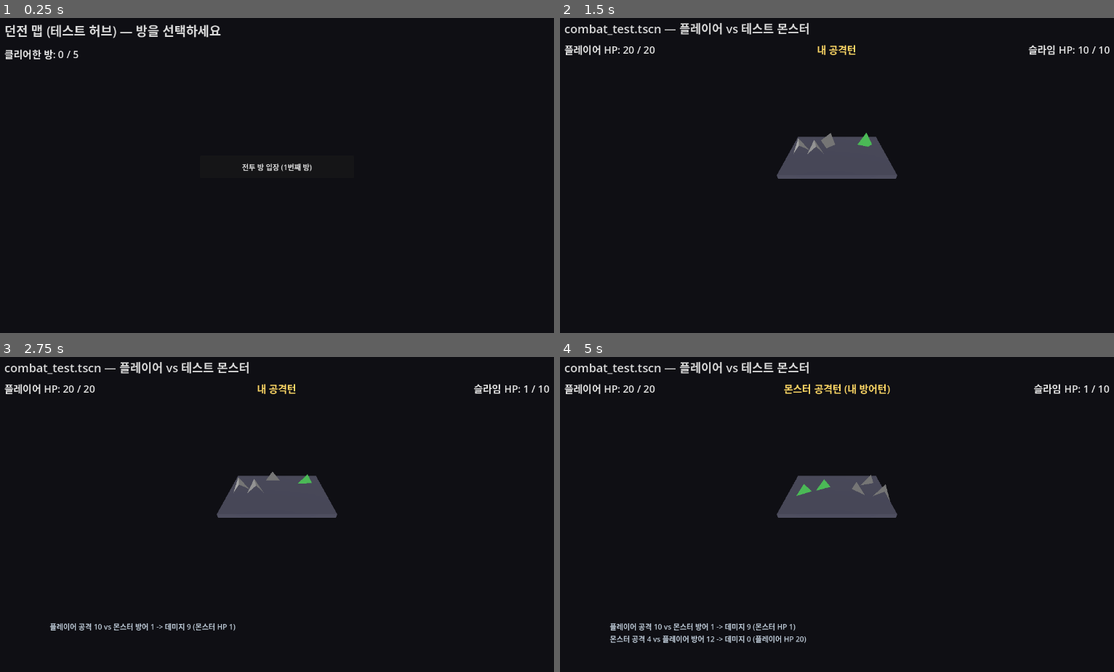
Above: before the commit, frames 1-4 (two rows, left to right).
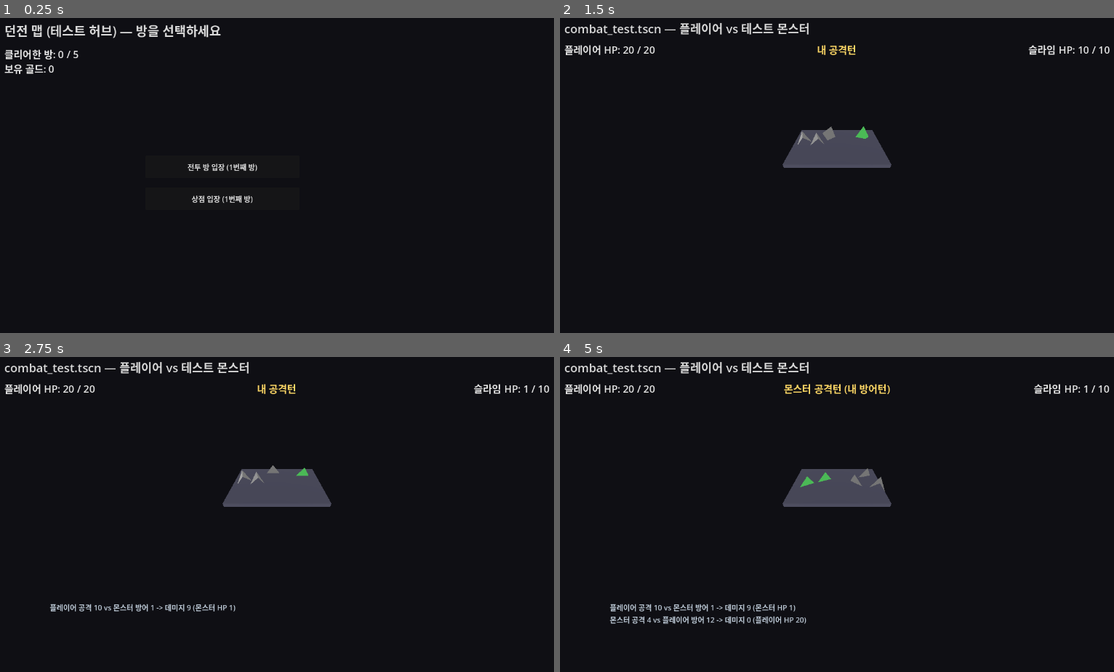
Above: after the commit, the same moments.

Repository: YGseok/ProjectD
Game: Godot game, scene res://scenes/dungeon_map.tscn
Two runs of this game, one before a commit and one after it. Both use one fixed random seed, a clock stepped at 60 frames per second and the inputs below.
Inputs:
- Up to frame 1 (0.25 s): no input
- Up to frame 2 (1.5 s): click "전투 방 입장 (1번째 방)" at 0.5 s
- Up to frame 3 (2.75 s): no input
- Up to frame 4 (5 s): tap Enter at 2.75 s

The runs differ from the first frame. In frame 1, 0.6% of the frame differs, in the area x 0-57%, y 14-59%; in frame 2, 1.2%; in frame 3, 2.0%; in frame 4, 2.9%, in the area x 8-61%, y 35-91%.

Commit message:
feat: 골드+상점 이벤트 검증/수정 커밋 + 커스터마이징을 교체 방식으로 변경
이전 세션이 미커밋 상태로 남긴 골드/상점(scenes/shop.gd, RunState.gold,
dungeon_map의 상점 버튼) 구현을 QA로 검증하고 커밋함. 검증 중 승리 로그의
"골드 획득" 줄이 화면 세로 크기를 넘어가 잘려서 안 보이는 레이아웃 버그를
발견해 combat_test.tscn 레이아웃(다이스 뷰포트 축소, 로그 영역 확대)과
MAX_LOG_LINES(7->6)를 함께 고침.

INBOX.md 신규 지시("커스터마이징은 값을 더하는 방식이 아닌 특정 값으로
교체하는 방식, 4면체는 4를 넘을 수 없다")를 반영해 combat_test.gd의
커스터마이징 흐름을 다이스 선택 -> 면 선택 -> 값 선택(1..면 개수, 교체) 3단계로
변경. 기존 FACE_BOOST_AMOUNT(+3 누적, 상한 없음) 방식은 제거.

Co-Authored-By: Claude Sonnet 5 <noreply@anthropic.com>

Diff:
--- a/scenes/combat_test.gd
+++ b/scenes/combat_test.gd
@@ -24,7 +24,7 @@
 const SETTLE_MIN_FRAMES := 15
 const SETTLE_MAX_WAIT := 4.0
 const EXCHANGE_PAUSE_TIME := 0.8
-const MAX_LOG_LINES := 7
+const MAX_LOG_LINES := 6
 
 @onready var player_hp_label: Label = $PlayerHPLabel
 @onready var monster_hp_label: Label = $MonsterHPLabel
@@ -49,10 +49,16 @@
 var _reward_ui: Array[Node] = []
 var _reward_items: Array[Dictionary] = []
 
-## 커스터마이징(직접 눈금 강화)으로 면 하나를 올릴 때마다 더하는 양. INBOX.md 피드백
-## "사기 주사위를 만드는 재미" 반영 — 반복 적용 시 상한 없이 계속 누적되어 후반에는
-## 노골적으로 과한 다이스를 만들 수 있게 하는 것이 의도.
-const FACE_BOOST_AMOUNT := 3
+## 커스터마이징(직접 눈금 강화) 방식. INBOX.md 피드백(2026-09-02)으로 방식이 바뀜:
+## 기존에는 고른 면 값에 고정량(+3)을 더하는 방식이었으나, "특정 값을 더하는 방식이
+## 아닌 특정 값으로 교체하는 방식, 4면체는 4를 넘어갈 수 없다"는 지시에 따라 면을 고른
+## 뒤 1..(그 다이스의 면 개수) 범위에서 원하는 값을 직접 골라 그 값으로 교체하는
+## 방식으로 변경함 (다이스 승급으로 면 개수 자체가 늘면 상한도 함께 올라간다).
+
+## 승리 시 골드 보상. INBOX.md 피드백 "승리하면 골드를 주며, 상점 이벤트에서 사용할 수
+## 있다"를 반영. 방이 진행될수록 조금씩 더 주는 잠정값 (밸런스는 사람 피드백 필요).
+const GOLD_REWARD_BASE := 8
+const GOLD_REWARD_PER_ROOM := 2
 
 ## 몬스터별 이름/다이스 색 (시각 구분용, 능력치와는 무관). room_index를 이 배열 길이로
 ## 나눈 나머지로 순환시키고, 배열을 다 돌면 이름 앞에 "강화"를 붙여 재사용한다
@@ -141,6 +147,9 @@
 		battle_over = true
 		player_won = true
 		turn_label.text = "승리! (몬스터 처치)"
+		var gold_gain := GOLD_REWARD_BASE + RunState.rooms_cleared * GOLD_REWARD_PER_ROOM
+		RunState.gold += gold_gain
+		_append_log("골드 획득: +%d (보유 %d)" % [gold_gain, RunState.gold])
 	elif player_hp <= 0:
 		battle_over = true
 		player_won = false
@@ -354,20 +363,20 @@
 	return y
 
 
-## 커스터마이징 2단계: 고른 다이스의 면 하나를 골라 값을 FACE_BOOST_AMOUNT만큼 올린다.
+## 커스터마이징 2단계: 고른 다이스의 면 하나를 고른다 (값은 3단계에서 정한다).
 func _show_face_picker(bag: DiceBag, die_index: int) -> void:
 	_clear_reward_ui()
-	_add_reward_frame("강화할 면을 고르세요 (값이 +%d 됩니다)" % FACE_BOOST_AMOUNT)
+	_add_reward_frame("강화할 면을 고르세요")
 
 	var faces: PackedInt32Array = bag.dice[die_index]
 	var y := 190.0
 	var x := 200.0
 	for fi in faces.size():
 		var btn := Button.new()
-		btn.text = "면 %d: %d -> %d" % [fi + 1, faces[fi], faces[fi] + FACE_BOOST_AMOUNT]
+		btn.text = "면 %d: 현재값 %d" % [fi + 1, faces[fi]]
 		btn.position = Vector2(x, y)
 		btn.size = Vector2(180, 40)
-		btn.pressed.connect(_on_face_boosted.bind(bag, die_index, fi))
+		btn.pressed.connect(_show_value_picker.bind(bag, die_index, fi))
 		add_child(btn)
 		_reward_ui.append(btn)
 		x += 190.0
@@ -390,10 +399,47 @@
 	_show_face_picker(RunState.player_attack_bag, 0)
 
 
-func _on_face_boosted(bag: DiceBag, die_index: int, face_index: int) -> void:
+## 커스터마이징 3단계: 고른 면에 넣을 값을 1..(면 개수) 범위에서 직접 고른다 (교체
+## 방식 — 더하는 것이 아님). INBOX.md 피드백 "4면체는 4를 넘어갈 수 없다"를 그대로
+## 반영해 상한을 그 다이스의 면 개수로 둔다.
+func _show_value_picker(bag: DiceBag, die_index: int, face_index: int) -> void:
+	_clear_reward_ui()
 	var faces: PackedInt32Array = bag.dice[die_index]
-	var new_value: int = faces[face_index] + FACE_BOOST_AMOUNT
-	bag.set_face_value(die_index, face_index, new_value)
-	_append_log("커스터마이징: 다이스 %d의 면 %d -> %d" % [die_index + 1, face_index + 1, new_value])
+	var max_value: int = faces.size()
+	_add_reward_frame("면 %d에 넣을 값을 고르세요 (현재값 %d, 최대 %d)" % [face_index + 1, faces[face_index], max_value])
+
+	var y := 190.0
+	var x := 200.0
+	for value in range(1, max_value + 1):
+		var btn := Button.new()
+		btn.text = ("[현재] %d" % value) if value == faces[face_index] else str(value)
+		btn.disabled = value == faces[face_index]
+		btn.position = Vector2(x, y)
+		btn.size = Vector2(90, 40)
+		btn.pressed.connect(_on_face_value_chosen.bind(bag, die_index, face_index, value))
+		add_child(btn)
+		_reward_ui.append(btn)
+		x += 100.0
+		if x > 900.0:
+			x = 200.0
+			y += 50.0
+
+	var back_btn := Button.new()
+	back_btn.text = "뒤로"
+	back_btn.position = Vector2(200, y + 60)
+	back_btn.size = Vector2(160, 40)
+	back_btn.pressed.connect(_show_face_picker.bind(bag, die_index))
+	add_child(back_btn)
+	_reward_ui.append(back_btn)
+
+
+## qa/visual_qa.gd의 GAME_QA_CALL로 호출하기 위한 인자 없는 래퍼 (QA 전용).
+func _debug_open_value_picker() -> void:
+	_show_value_picker(RunState.player_attack_bag, 0, 0)
+
+
+func _on_face_value_chosen(bag: DiceBag, die_index: int, face_index: int, value: int) -> void:
+	bag.set_face_value(die_index, face_index, value)
+	_append_log("커스터마이징: 다이스 %d의 면 %d -> %d(으)로 교체" % [die_index + 1, face_index + 1, value])
 	_clear_reward_ui()
 	next_button.show()
--- a/scenes/combat_test.tscn
+++ b/scenes/combat_test.tscn
@@ -85,7 +85,7 @@
 offset_left = 140.0
 offset_top = 120.0
 offset_right = 1140.0
-offset_bottom = 540.0
+offset_bottom = 500.0
 stretch = true
 
 [node name="DiceViewport" type="SubViewport" parent="DiceViewportContainer"]
@@ -132,16 +132,16 @@
 [node name="NextButton" type="Button" parent="."]
 visible = false
 offset_left = 540.0
-offset_top = 548.0
+offset_top = 508.0
 offset_right = 740.0
-offset_bottom = 588.0
+offset_bottom = 548.0
 text = "던전으로 돌아가기"
 
 [node name="LogLabel" type="Label" parent="."]
 offset_left = 140.0
-offset_top = 598.0
+offset_top = 556.0
 offset_right = 1140.0
-offset_bottom = 715.0
+offset_bottom = 720.0
 autowrap_mode = 2
 text = ""
 label_settings = SubResource("LabelSettings_log")
--- a/scenes/dungeon_map.gd
+++ b/scenes/dungeon_map.gd
@@ -7,30 +7,45 @@
 ## "전투 방"으로 재사용한다.
 ##
 ## RunState.TOTAL_ROOMS개를 클리어하면 런이 끝난다는 최소 구조를 추가함 (버튼 하나로
-## 무한 반복 입장만 가능했던 이전 상태와의 차이). 방 종류가 하나뿐이라 "런 클리어" 자체는
-## 아직 큰 의미가 없지만, 다음에 상점/선택지 방이 추가될 때 이 구조를 확장하면 된다.
+## 무한 반복 입장만 가능했던 이전 상태와의 차이).
+##
+## 방 선택지: INBOX.md 피드백("레벨 디자인된 여러 스테이지... 스텝 바이 스텝으로
+## 수평적 선택지를 넓힌다")을 반영해 "전투 방" 하나뿐이던 것을 "전투 방" / "상점" 두
+## 선택지로 넓힘. 어느 쪽을 골라도 방 하나를 소비한 것으로 치고(rooms_cleared 증가)
+## 다음 방으로 넘어간다 — 상점도 "방"이라는 슬롯을 쓰는 선택지로 취급.
 
 @onready var rooms_cleared_label: Label = $RoomsClearedLabel
+@onready var gold_label: Label = $GoldLabel
 @onready var enter_combat_button: Button = $EnterCombatButton
+@onready var enter_shop_button: Button = $EnterShopButton
 
 
 func _ready() -> void:
-	enter_combat_button.pressed.connect(_on_button_pressed)
+	enter_combat_button.pressed.connect(_on_combat_button_pressed)
+	enter_shop_button.pressed.connect(_on_shop_button_pressed)
 	_update_labels()
 
 
 func _update_labels() -> void:
+	gold_label.text = "보유 골드: %d" % RunState.gold
 	if RunState.is_run_complete():
 		rooms_cleared_label.text = "던전 클리어! (%d / %d 방 격파)" % [RunState.rooms_cleared, RunState.TOTAL_ROOMS]
 		enter_combat_button.text = "새 런 시작"
+		enter_shop_button.hide()
 	else:
 		rooms_cleared_label.text = "클리어한 방: %d / %d" % [RunState.rooms_cleared, RunState.TOTAL_ROOMS]
 		enter_combat_button.text = "전투 방 입장 (%d번째 방)" % (RunState.rooms_cleared + 1)
+		enter_shop_button.text = "상점 입장 (%d번째 방)" % (RunState.rooms_cleared + 1)
+		enter_shop_button.show()
 
 
-func _on_button_pressed() -> void:
+func _on_combat_button_pressed() -> void:
 	if RunState.is_run_complete():
 		RunState.reset_run()
 		_update_labels()
 	else:
 		get_tree().change_scene_to_file("res://scenes/combat_test.tscn")
+
+
+func _on_shop_button_pressed() -> void:
+	get_tree().change_scene_to_file("res://scenes/shop.tscn")
--- a/scenes/dungeon_map.tscn
+++ b/scenes/dungeon_map.tscn
@@ -34,9 +34,24 @@
 text = "클리어한 방: 0"
 label_settings = SubResource("LabelSettings_rooms")
 
+[node name="GoldLabel" type="Label" parent="."]
+offset_left = 40.0
+offset_top = 112.0
+offset_right = 500.0
+offset_bottom = 142.0
+text = "보유 골드: 0"
+label_settings = SubResource("LabelSettings_rooms")
+
 [node name="EnterCombatButton" type="Button" parent="."]
-offset_left = 470.0
+offset_left = 350.0
 offset_top = 320.0
-offset_right = 810.0
+offset_right = 690.0
 offset_bottom = 370.0
 text = "전투 방 입장 (1번째 방)"
+
+[node name="EnterShopButton" type="Button" parent="."]
+offset_left = 350.0
+offset_top = 390.0
+offset_right = 690.0
+offset_bottom = 440.0
+text = "상점 입장"
--- /dev/null
+++ b/scenes/shop.gd
@@ -0,0 +1,89 @@
+extends Node2D
+## 상점 방. INBOX.md 피드백("승리하면 골드를 주며, 상점 이벤트에서 사용할 수 있다")을
+## 반영한 최소 버전.
+##
+## 새 아이템을 따로 만들지 않고 기존 systems/dice_item_pool.gd(DiceItemPool)의 아이템
+## 3종을 그대로 재사용해서, 승리 보상(무료)과 상점(골드 소모)이 같은 아이템 풀을 공유하게
+## 했다. 가격(ITEM_COSTS)은 잠정값 — 실제로 플레이해보고 비싼지/싼지는 사람 피드백 필요.
+##
+## 상점도 "방"이므로 나갈 때 RunState.rooms_cleared를 1 증가시킨다 (dungeon_map.gd 참고
+## — 전투든 상점이든 방 하나를 소비하고 다음 방으로 넘어가는 구조).
+
+const ITEM_COSTS := {
+	"add_die": 15,
+	"upgrade_die": 20,
+	"boost_weak_face": 10,
+}
+
+@onready var gold_label: Label = $GoldLabel
+@onready var leave_button: Button = $LeaveButton
+@onready var items_root: Node2D = $ItemsRoot
+
+var _row_ui: Array[Node] = []
+
+
+func _ready() -> void:
+	leave_button.pressed.connect(_on_leave_pressed)
+	_rebuild_items()
+
+
+func _rebuild_items() -> void:
+	for node in _row_ui:
+		node.queue_free()
+	_row_ui.clear()
+
+	gold_label.text = "보유 골드: %d" % RunState.gold
+
+	var y := 0.0
+	for item in DiceItemPool.ITEMS:
+		var cost: int = ITEM_COSTS.get(item["kind"], 15)
+		var afford := RunState.gold >= cost
+
+		var name_label := Label.new()
+		name_label.text = "%s (%d 골드)\n%s" % [item["name"], cost, item["description"]]
+		name_label.position = Vector2(0, y)
+		name_label.size = Vector2(680, 50)
+		name_label.autowrap_mode = TextServer.AUTOWRAP_WORD
+		items_root.add_child(name_label)
+		_row_ui.append(name_label)
+
+		var atk_btn := Button.new()
+		atk_btn.text = "공격 주머니에 구매" if afford else "골드 부족"
+		atk_btn.disabled = not afford
+		atk_btn.position = Vector2(0, y + 55)
+		atk_btn.size = Vector2(220, 40)
+		atk_btn.pressed.connect(_on_buy_pressed.bind(item, cost, "attack"))
+		items_root.add_child(atk_btn)
+		_row_ui.append(atk_btn)
+
+		var def_btn := Button.new()
+		def_btn.text = "방어 주머니에 구매" if afford else "골드 부족"
+		def_btn.disabled = not afford
+		def_btn.position = Vector2(240, y + 55)
+		def_btn.size = Vector2(220, 40)
+		def_btn.pressed.connect(_on_buy_pressed.bind(item, cost, "defense"))
+		items_root.add_child(def_btn)
+		_row_ui.append(def_btn)
+
+		y += 130.0
+
+
+func _on_buy_pressed(item: Dictionary, cost: int, target: String) -> void:
+	if RunState.gold < cost:
+		return
+	RunState.gold -= cost
+	var bag: DiceBag = RunState.player_attack_bag if target == "attack" else RunState.player_defense_bag
+	DiceItemPool.apply(item, bag)
+	_rebuild_items()
+
+
+## qa/visual_qa.gd의 GAME_QA_CALL로 호출하기 위한 인자 없는 래퍼 (QA 전용 — 클릭을
+## 흉내낼 수 없는 자동 QA로 구매 흐름이 실제로 골드를 깎고 다이스에 반영되는지 확인).
+func _debug_buy_first_for_attack() -> void:
+	var item: Dictionary = DiceItemPool.ITEMS[0]
+	_on_buy_pressed(item, ITEM_COSTS.get(item["kind"], 15), "attack")
+
+
+func _on_leave_pressed() -> void:
+	RunState.rooms_cleared += 1
+	get_tree().change_scene_to_file("res://scenes/dungeon_map.tscn")
--- /dev/null
+++ b/scenes/shop.tscn
@@ -0,0 +1,45 @@
+[gd_scene load_steps=4 format=3 uid="uid://qa_shop"]
+
+[ext_resource type="Script" path="res://scenes/shop.gd" id="1_script"]
+
+[sub_resource type="LabelSettings" id="LabelSettings_title"]
+font_size = 28
+font_color = Color(0.85, 0.85, 0.85, 1)
+
+[sub_resource type="LabelSettings" id="LabelSettings_gold"]
+font_size = 22
+font_color = Color(1, 0.85, 0.4, 1)
+
+[node name="Shop" type="Node2D"]
+script = ExtResource("1_script")
+
+[node name="Background" type="ColorRect" parent="."]
+offset_right = 1280.0
+offset_bottom = 720.0
+color = Color(0.06, 0.06, 0.08, 1)
+
+[node name="Title" type="Label" parent="."]
+offset_left = 40.0
+offset_top = 24.0
+offset_right = 1240.0
+offset_bottom = 60.0
+text = "상점 — 골드로 다이스를 개조하세요"
+label_settings = SubResource("LabelSettings_title")
+
+[node name="GoldLabel" type="Label" parent="."]
+offset_left = 40.0
+offset_top = 70.0
+offset_right = 500.0
+offset_bottom = 100.0
+text = "보유 골드: 0"
+label_settings = SubResource("LabelSettings_gold")
+
+[node name="ItemsRoot" type="Node2D" parent="."]
+position = Vector2(300, 140)
+
+[node name="LeaveButton" type="Button" parent="."]
+offset_left = 540.0
+offset_top = 650.0
+offset_right = 740.0
+offset_bottom = 695.0
+text = "던전으로 돌아가기"
--- a/systems/run_state.gd
+++ b/systems/run_state.gd
@@ -10,10 +10,14 @@
 ## player_attack_bag / player_defense_bag: 플레이어의 다이스 주머니도 여기서 들고
 ## 있어야 전투(combat_test)를 여러 번 오가도 다이스 개조(아이템) 결과가 유지된다
 ## (combat_test.gd 씬은 매번 새로 로드되므로 그 안의 로컬 변수로는 지속 불가능).
+##
+## gold: INBOX.md 피드백("승리하면 골드를 주며, 상점 이벤트에서 사용할 수 있다")을
+## 반영. 전투 승리 시 combat_test.gd가 더하고, 상점(shop.gd)에서 아이템 구매 시 뺀다.
 
 const TOTAL_ROOMS := 5
 
 var rooms_cleared := 0
+var gold := 0
 var player_attack_bag: DiceBag
 var player_defense_bag: DiceBag
 
@@ -24,6 +28,7 @@
 
 func reset_run() -> void:
 	rooms_cleared = 0
+	gold = 0
 	player_attack_bag = DiceBag.new(4, 3)
 	player_defense_bag = DiceBag.new(4, 3)
 
Not shown, added: scenes/shop.gd.uid
Not shown, changed: docs/STATUS.md
Not shown, changed: docs/feedback/INBOX.md
